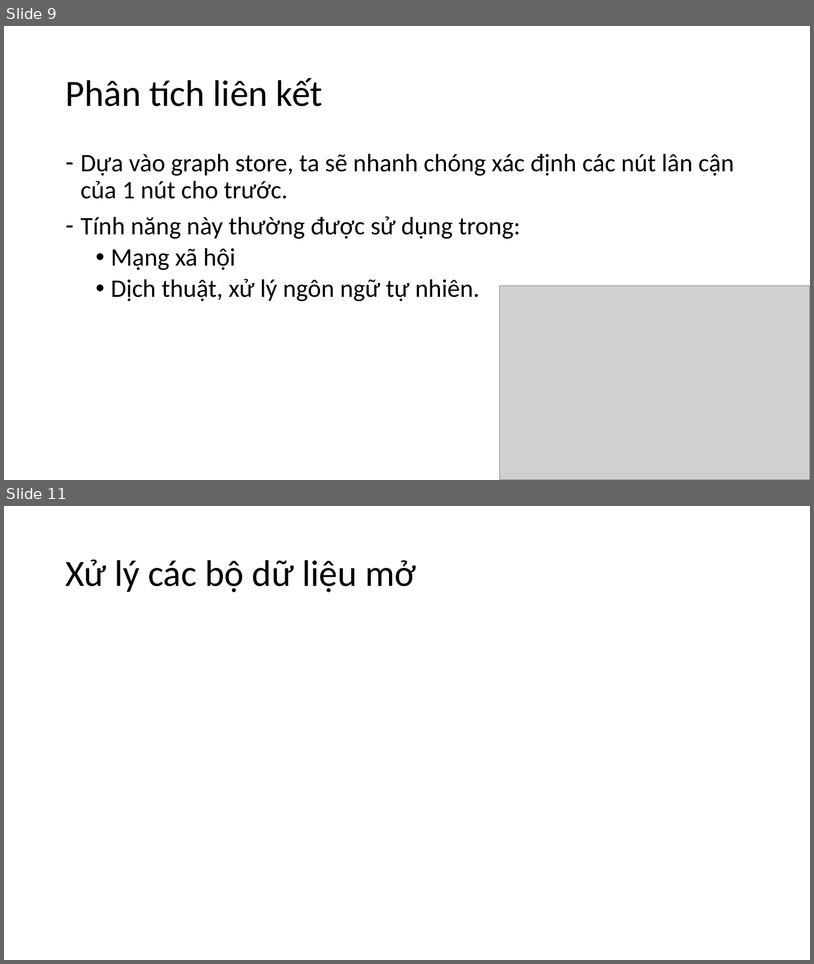
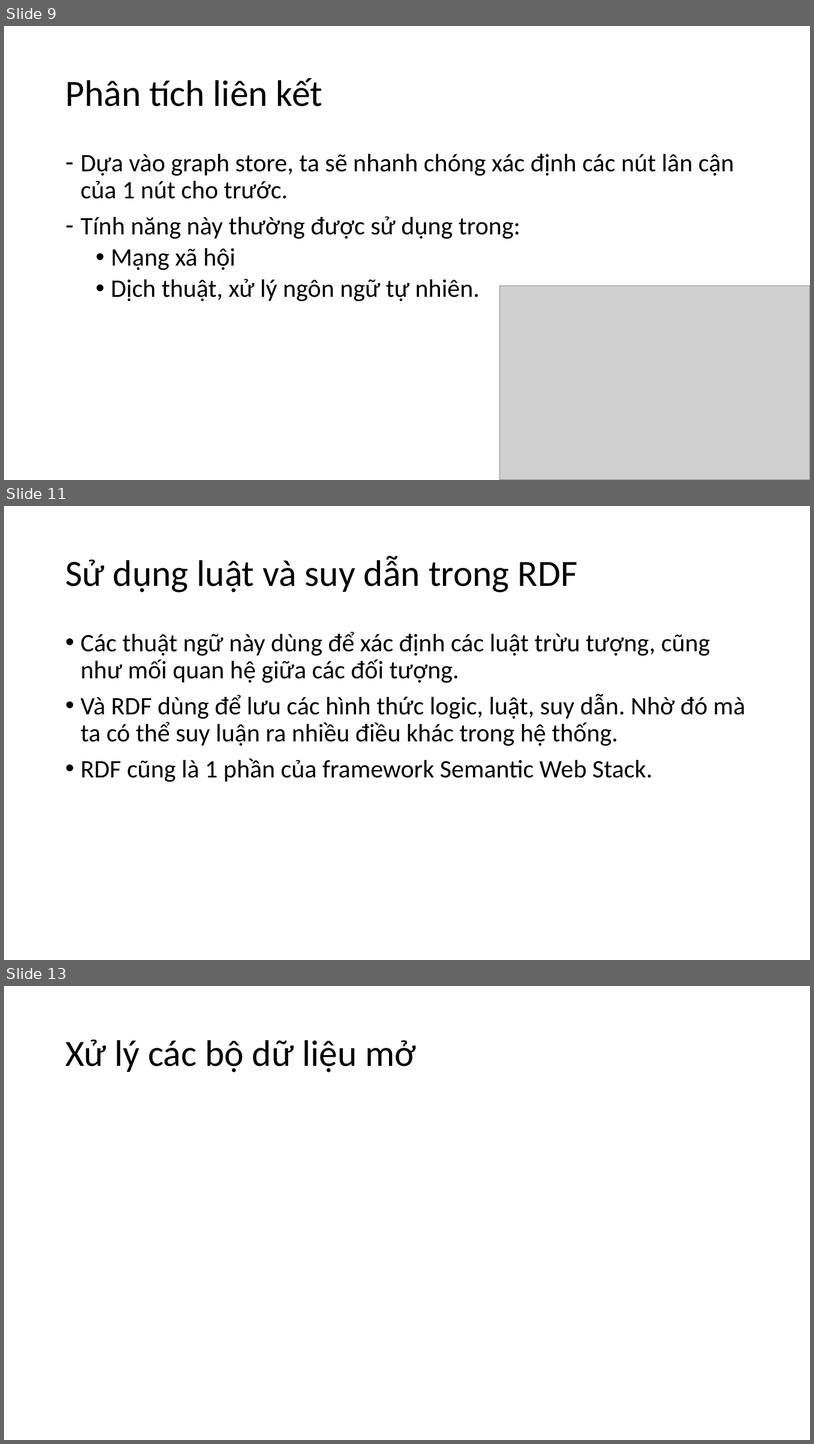
Before and after one commit to NguyenDucHoangLong/Group_4_HTTTHD, a slide deck: Document/Seminar/Slide/Slide_Nhóm 4.pptx. Shown one above the other, each under a label of ours: slides 9 and 11 before the commit, slides 9, 11 and 13 after it; the slides between them are not shown. The pictures are 814x964 and 814x1444 pixels, drawn with LibreOffice and Linux fonts; fonts in the diff are those of the drawing; grey boxes stand for pictures. Boxes give left, top, right and bottom in pixels: in the first picture for what was removed or moved away, otherwise in the second. Text is boxed around its words. In the diff, an @@ line names an element or a change of style, - is before the commit and + after.

```diff
--- a/Document/Seminar/Slide/Slide_Nhóm 4.pptx
+++ b/Document/Seminar/Slide/Slide_Nhóm 4.pptx
@@ slide 11 added at [4,506,810,960], background #FFFFFF @@
@@ title added at [65,556,578,592], 44 pt, text #000000 @@
+Sử dụng luật và suy dẫn trong RDF
@@ text added at [81,631,746,782], 30 pt, text #000000 @@
+• Các thuật ngữ này dùng để xác định các luật trừu tượng, cũng như mối quan hệ giữa các đối tượng.
+• Và RDF dùng để lưu các hình thức logic, luật, suy dẫn. Nhờ đó mà ta có thể suy luận ra nhiều điều khác trong hệ thống.
+• RDF cũng là 1 phần của framework Semantic Web Stack.
@@ what was slide 11 is now slide 13 @@
```
Also in this commit, not shown: 3 slides changed, 1 other slide added.
